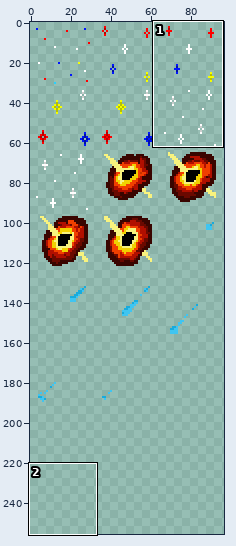
Edited in one commit: pixel-art file (assets/sprites/stars.aseprite). The first picture is a wide view before the edit; the outline marks the close-up.
Close-up. Earlier state:
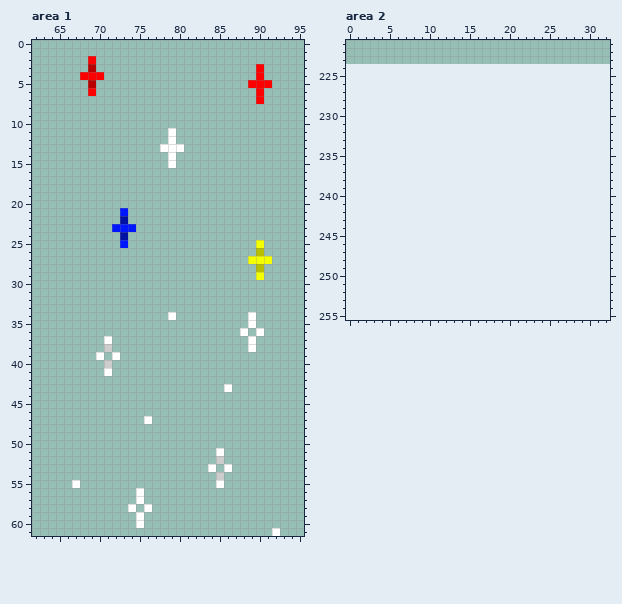
96x224 pixels, 1 frame. Shown: area 1: x 62..95, y 0..61; area 2: x 0..32, y 221..255. The old version is drawn lined up with the new one, on the new canvas. The wide view leaves out empty margins.
New version:
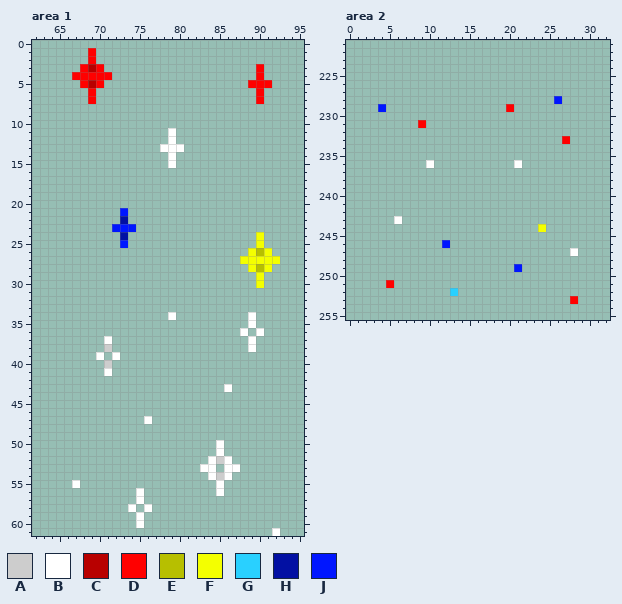
Palette (. is transparent): A #cdcdcd  B #ffffff  C #b80000  D #ff0000  E #b7bf00  F #f4ff00  G #29d0ff  H #0210a3  J #0016ff
Change:
canvas 96x224 -> 256x256
--- area 1
@@ x 65..73 @@
  0 .........
- 1 .........
+ 1 ....D....
  2 ....D....
- 3 ....C....
- 4 ...DDD...
- 5 ....C....
+ 3 ...DCD...
+ 4 ..DDDDD..
+ 5 ...DCD...
  6 ....D....
- 7 .........
+ 7 ....D....
  8 .........
@@ x 86..94 @@
 23 .........
-24 .........
+24 ....F....
 25 ....F....
-26 ....E....
-27 ...FFF...
-28 ....E....
+26 ...FEF...
+27 ..FFFFF..
+28 ...FEF...
 29 ....F....
-30 .........
+30 ....F....
 31 .........
@@ x 81..89 @@
 49 .........
-50 .........
+50 ....B....
 51 ....B....
-52 ....A....
-53 ...B.B...
-54 ....A....
+52 ...BAB...
+53 ..BB.BB..
+54 ...BAB...
 55 ....B....
-56 .........
+56 ....B....
 57 .........
--- area 2
@@ x 0..32 @@
 227 .................................
-228 .................................
-229 .................................
+228 ..........................J......
+229 ....J...............D............
 230 .................................
-231 .................................
+231 .........D.......................
 232 .................................
-233 .................................
+233 ...........................D.....
 234 .................................
 235 .................................
-236 .................................
+236 ..........B..........B...........
 237 .................................
@@ x 0..32 @@
 242 .................................
-243 .................................
-244 .................................
+243 ......B..........................
+244 ........................F........
 245 .................................
-246 .................................
-247 .................................
+246 ............J....................
+247 ............................B....
 248 .................................
-249 .................................
+249 .....................J...........
 250 .................................
-251 .................................
-252 .................................
-253 .................................
+251 .....D...........................
+252 .............G...................
+253 ............................D....
 254 .................................
